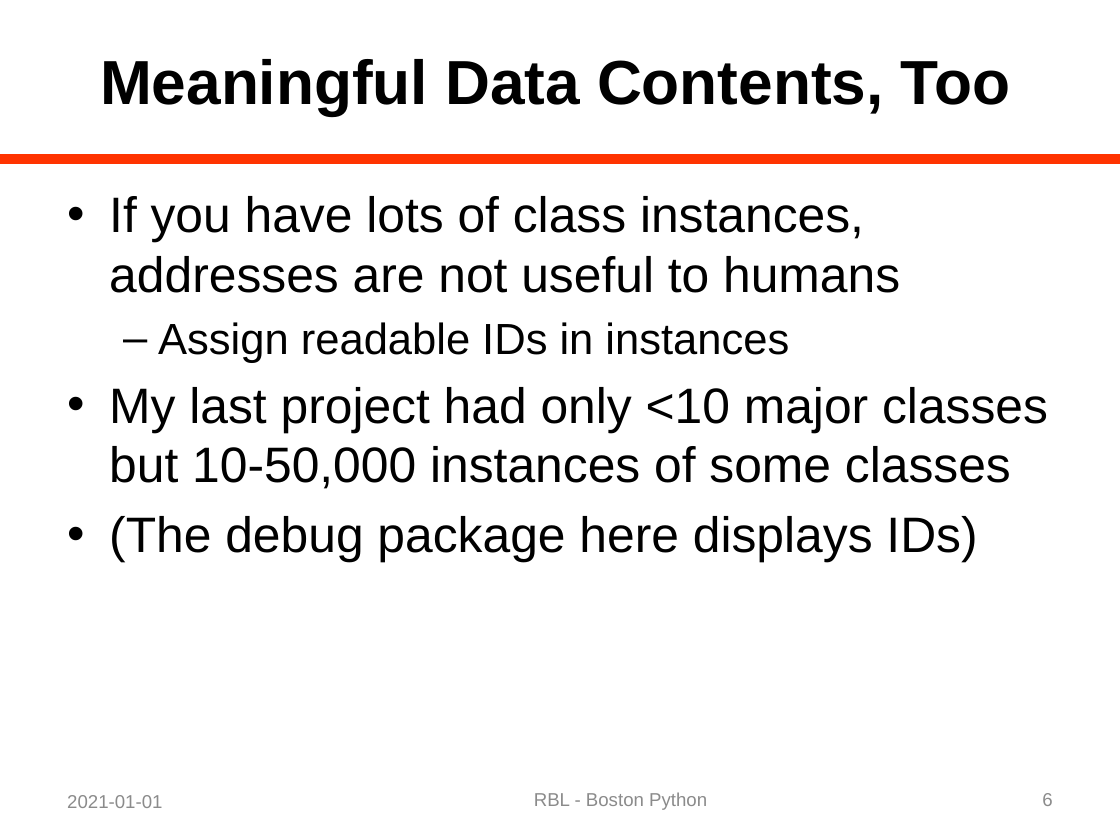
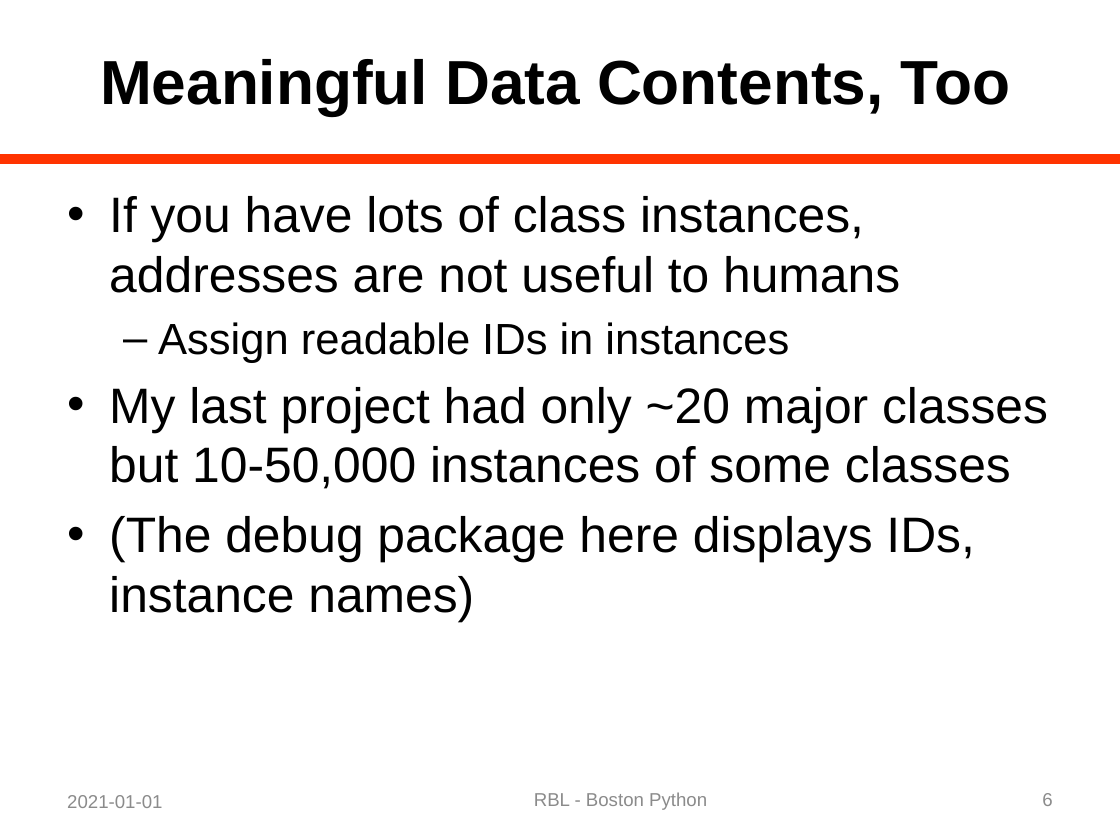
Before and after one commit to rblandau/NewTrace, a slide deck: slide 6 of docs/OfflineDebugging/A Dinosaur and a Python 02.pptx. Drawn at 1120x840 pixels with LibreOffice and Linux fonts; fonts in the diff are those of the drawing. Boxes give left, top, right and bottom in pixels: in the first picture for what was removed or moved away, otherwise in the second. Text is boxed around its words. In the diff, an @@ line names an element or a change of style, - is before the commit and + after.

```diff
--- a/docs/OfflineDebugging/A Dinosaur and a Python 02.pptx
+++ b/docs/OfflineDebugging/A Dinosaur and a Python 02.pptx
@@ text at box(109, 387, 1048, 622): text changed @@
-• My last project had only <10 major classes but 10-50,000 instances of some classes
-• (The debug package here displays IDs)
+• My last project had only ~20 major classes but 10-50,000 instances of some classes
+• (The debug package here displays IDs, instance names)
```
Also in this commit, not shown: 14 other slides changed, 4 slides removed, 2 other files.
